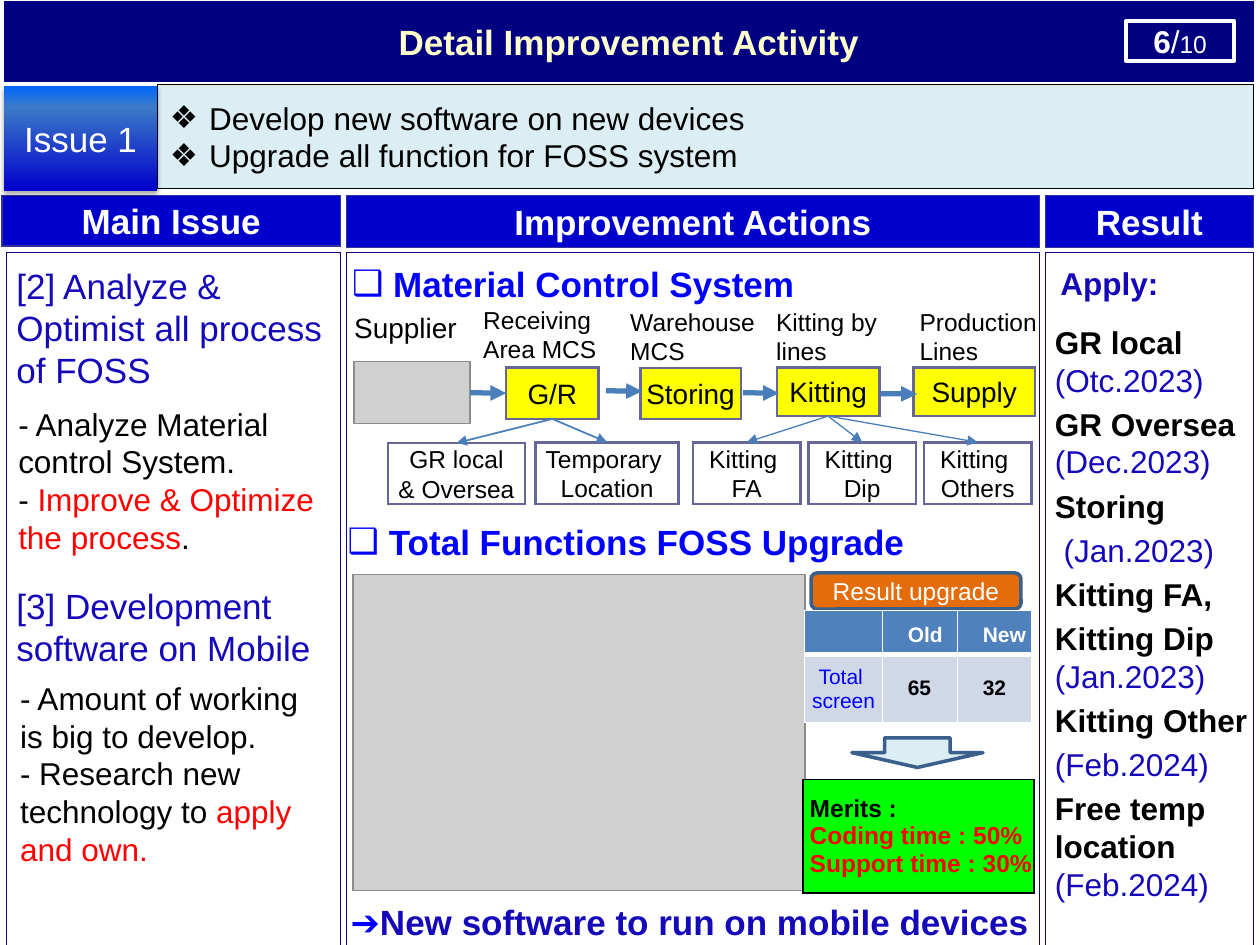
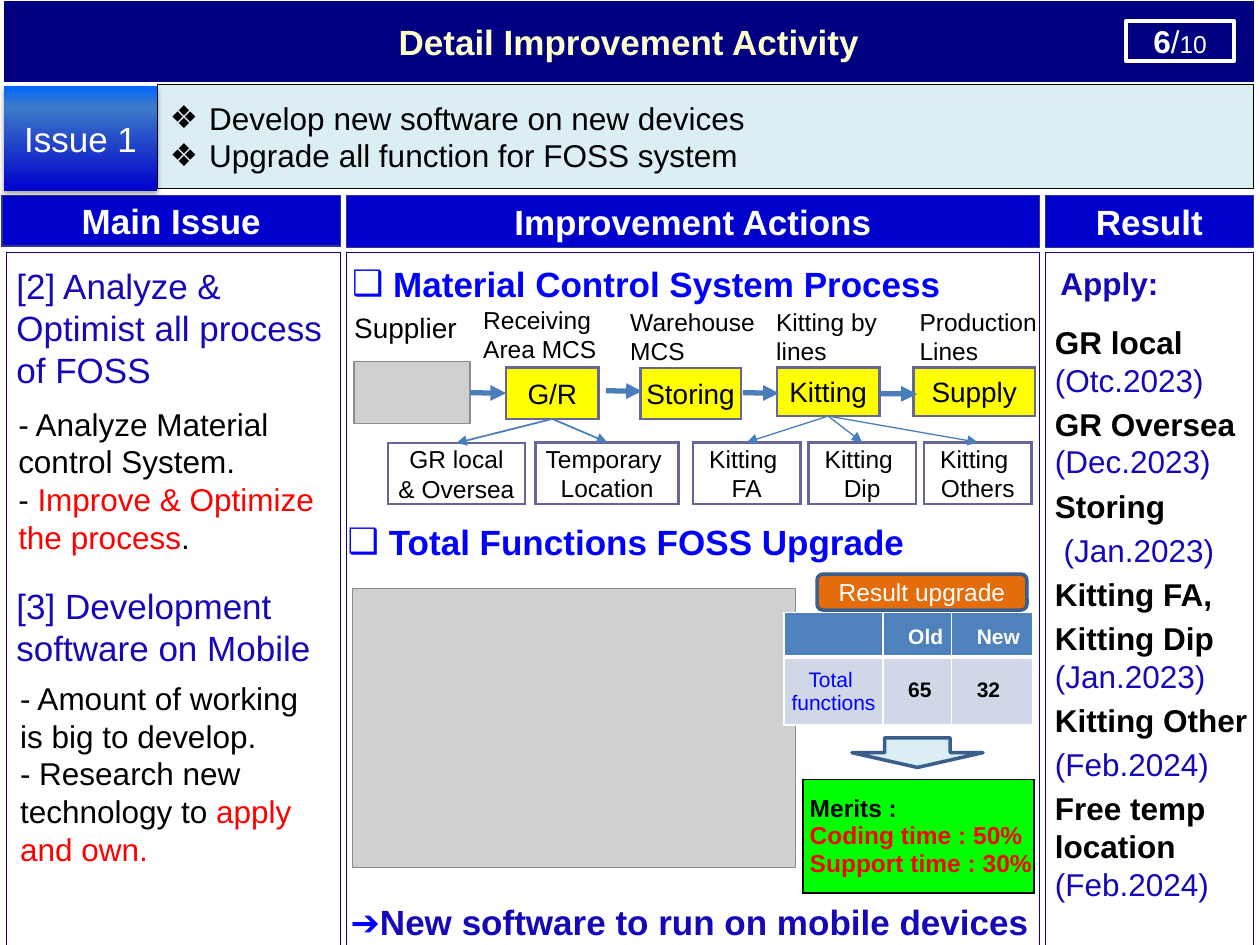
Before and after one commit to thietbicongnghevietnam/ReportPSNV, a slide deck: slide 8 of Report_test.pptx (slide 7 before the commit). Drawn at 1260x945 pixels with LibreOffice and Linux fonts; fonts in the diff are those of the drawing; grey boxes stand for pictures. Boxes give left, top, right and bottom in pixels: in the first picture for what was removed or moved away, otherwise in the second. Text is boxed around its words. In the diff, an @@ line names an element or a change of style, - is before the commit and + after.

```diff
--- a/Report_test.pptx
+++ b/Report_test.pptx
@@ text at box(393, 271, 940, 304): text changed @@
-❑ Material Control System
+❑ Material Control System Process
@@ picture: place and size @@
-picture at box(353, 575, 805, 891)
+picture at box(353, 588, 796, 867)
@@ rounded rectangle "Result upgrade": place and size @@
-rounded rectangle "Result upgrade" at box(811, 573, 1022, 610)
+rounded rectangle "Result upgrade" at box(816, 575, 1027, 611)
@@ table at box(784, 612, 1032, 724) @@
-row 2, column 1: Total / screen
+row 2, column 1: Total / functions
@@ table: place and size @@
-table at box(805, 610, 1032, 722)
+table at box(784, 612, 1032, 724)
```
Also in this commit, not shown: 3 other slides changed, 1 slide added, 2 other files.
